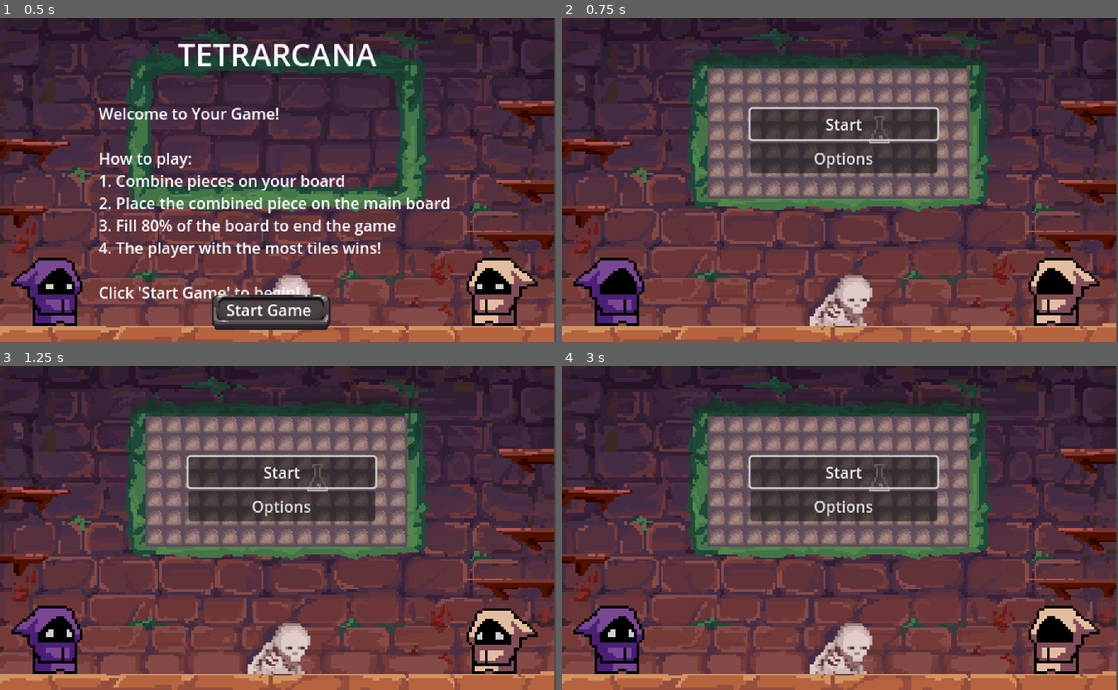
Above: before the commit, frames 1-4 (two rows, left to right).
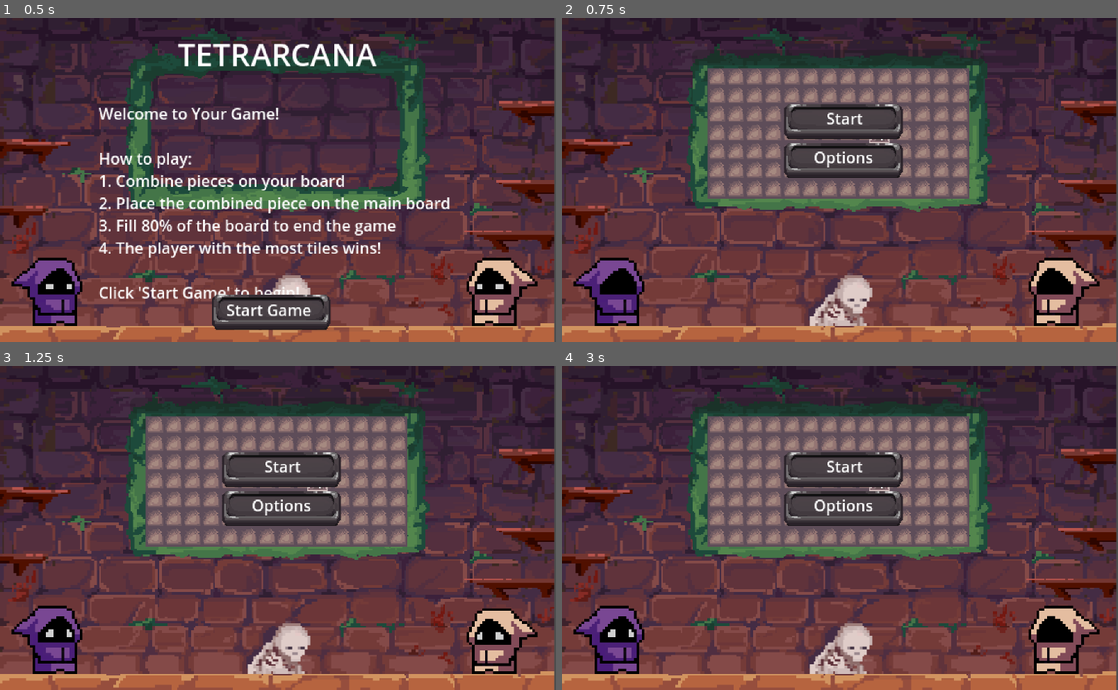
Above: after the commit, the same moments.

Repository: Coffin-Likker/tetrarcana
Game: Godot game, scene res://scenes/main.tscn
Two runs of this game, one before a commit and one after it. Both use one fixed random seed, a clock stepped at 60 frames per second and the inputs below.
Inputs (mouse positions are in pixels of both pictures, inside the frame that each line leads up to):
- Up to frame 1 (0.5 s): no input
- Up to frame 2 (0.75 s): click "Start Game" at 0.5 s
- Up to frame 3 (1.25 s): no input
- Up to frame 4 (3 s): click "Options" at 1.25 s; tap Enter at 2 s; move the mouse to (962, 511) at 2.02 s; hold Right (ui_right) 2.03-2.75 s; tap E (rotate_clockwise) at 2.1 s; click (962, 511) at 2.17 s; click "Back" at 2.75 s

Frame 1 is identical in both runs. In frame 2, 4.6% of the frame differs, in the area x 33-68%, y 26-50%; in frame 3, 4.6%; in frame 4, 4.6%.

Commit message:
Main menu buttons

Diff:
--- a/scenes/menu-scenes/MainMenu.tscn
+++ b/scenes/menu-scenes/MainMenu.tscn
@@ -1,6 +1,7 @@
-[gd_scene load_steps=2 format=3 uid="uid://bts3l1tbe6g7j"]
+[gd_scene load_steps=3 format=3 uid="uid://bts3l1tbe6g7j"]
 
 [ext_resource type="Script" path="res://scripts/menu-scripts/MainMenu.gd" id="1_tm1ue"]
+[ext_resource type="Texture2D" uid="uid://cv4elc0m0xoc3" path="res://assets/button_dark.png" id="2_d7c7i"]
 
 [node name="MainMenu" type="Control"]
 layout_mode = 3
@@ -24,16 +25,43 @@
 alignment = 1
 metadata/_edit_group_ = true
 
-[node name="Start" type="Button" parent="VBoxContainer"]
+[node name="Start" type="TextureButton" parent="VBoxContainer"]
 layout_mode = 2
+texture_normal = ExtResource("2_d7c7i")
+stretch_mode = 3
+
+[node name="Label" type="Label" parent="VBoxContainer/Start"]
+layout_mode = 0
+offset_left = 78.0
+offset_top = 3.0
+offset_right = 118.0
+offset_bottom = 26.0
 text = "Start"
 
-[node name="Options" type="Button" parent="VBoxContainer"]
+[node name="Options" type="TextureButton" parent="VBoxContainer"]
 layout_mode = 2
+texture_normal = ExtResource("2_d7c7i")
+stretch_mode = 3
+
+[node name="Label" type="Label" parent="VBoxContainer/Options"]
+layout_mode = 0
+offset_left = 65.0
+offset_top = 3.0
+offset_right = 127.0
+offset_bottom = 26.0
 text = "Options"
 
-[node name="QuitToDesktop" type="Button" parent="VBoxContainer"]
+[node name="QuitToDesktop" type="TextureButton" parent="VBoxContainer"]
 layout_mode = 2
+texture_normal = ExtResource("2_d7c7i")
+stretch_mode = 3
+
+[node name="Label" type="Label" parent="VBoxContainer/QuitToDesktop"]
+layout_mode = 0
+offset_left = 76.0
+offset_top = 3.0
+offset_right = 116.0
+offset_bottom = 26.0
 text = "Quit"
 
 [connection signal="pressed" from="VBoxContainer/Start" to="." method="_on_start_pressed"]
